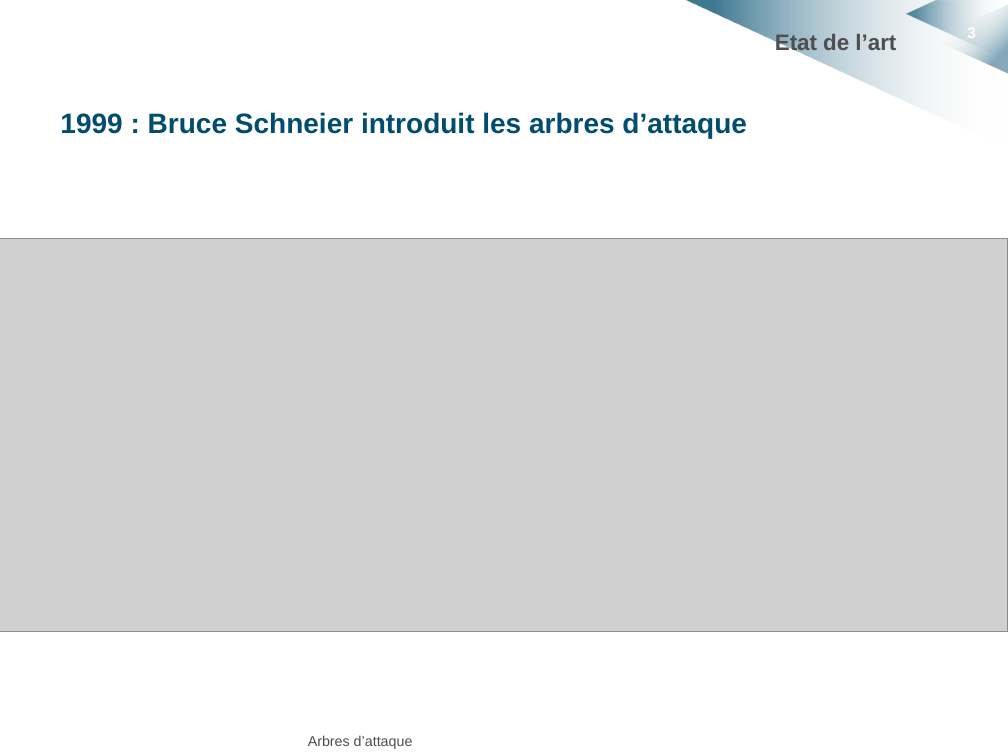
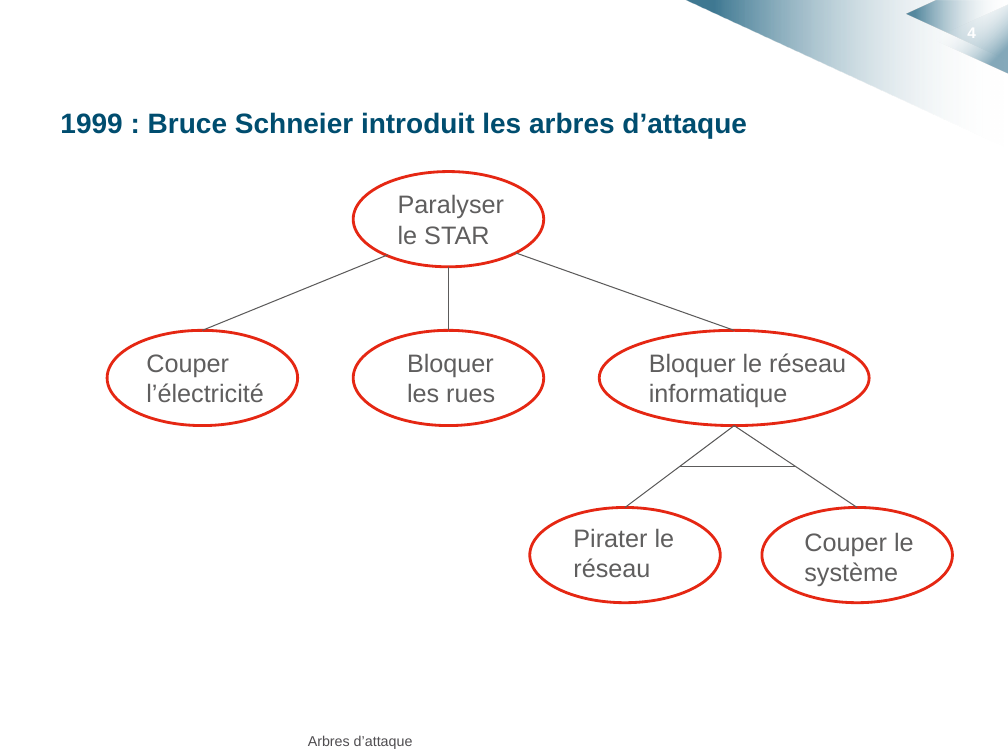
Before and after one commit to HKervadec/korrigolo, a slide deck: slide 4 of soutenances/projet_decembre/soutenance_projet_decembre.pptx (slide 3 before the commit). Drawn at 1008x756 pixels with LibreOffice and Linux fonts; fonts in the diff are those of the drawing; grey boxes stand for pictures; background and template pictures are left out. Boxes give left, top, right and bottom in pixels: in the first picture for what was removed or moved away, otherwise in the second. Text is boxed around its words. In the diff, an @@ line names an element or a change of style, - is before the commit and + after.

```diff
--- a/soutenances/projet_decembre/soutenance_projet_decembre.pptx
+++ b/soutenances/projet_decembre/soutenance_projet_decembre.pptx
@@ page number at (x1=967, y1=24, x2=976, y2=41): text changed @@
-3
+4
@@ title removed at (x1=775, y1=34, x2=896, y2=55) @@
-Etat de l’art
@@ ellipse added at (x1=353, y1=171, x2=543, y2=266), fill #FFFFFF, outline #E52713 2 pt @@
@@ text added at (x1=398, y1=194, x2=504, y2=244), 18 pt, text #5F5E5E @@
+Paralyser le STAR
@@ picture removed at (x1=0, y1=239, x2=1008, y2=632) @@
@@ line added from (388, 255) to (203, 331), #5D5C5C 0.75 pt @@
@@ line added from (449, 267) to (449, 331), #5D5C5C 0.75 pt @@
@@ line added from (516, 253) to (734, 331), #5D5C5C 0.75 pt @@
@@ ellipse added at (x1=107, y1=331, x2=297, y2=425), fill #FFFFFF, outline #E52713 2 pt @@
@@ text added at (x1=146, y1=354, x2=264, y2=402), 18 pt, text #5F5E5E @@
+Couper l’électricité
@@ ellipse added at (x1=353, y1=331, x2=543, y2=425), fill #FFFFFF, outline #E52713 2 pt @@
@@ text added at (x1=407, y1=353, x2=495, y2=402), 18 pt, text #5F5E5E @@
+Bloquer les rues
@@ ellipse added at (x1=599, y1=331, x2=869, y2=425), fill #FFFFFF, outline #E52713 2 pt @@
@@ text added at (x1=649, y1=352, x2=846, y2=407), 18 pt, text #5F5E5E @@
+Bloquer le réseau informatique
@@ line added from (734, 425) to (625, 507), #5D5C5C 0.75 pt @@
@@ line added from (734, 425) to (857, 507), #5D5C5C 0.75 pt @@
@@ line added from (679, 467) to (795, 467), #5D5C5C 0.75 pt @@
@@ ellipse added at (x1=530, y1=507, x2=721, y2=602), fill #FFFFFF, outline #E52713 2 pt @@
@@ ellipse added at (x1=762, y1=507, x2=953, y2=602), fill #FFFFFF, outline #E52713 2 pt @@
@@ text added at (x1=573, y1=528, x2=675, y2=577), 18 pt, text #5F5E5E @@
+Pirater le réseau
@@ text added at (x1=804, y1=532, x2=914, y2=586), 18 pt, text #5F5E5E @@
+Couper le système
```
Also in this commit, not shown: 15 other slides changed, 6 slides added, 4 slides removed, 3 other files.
